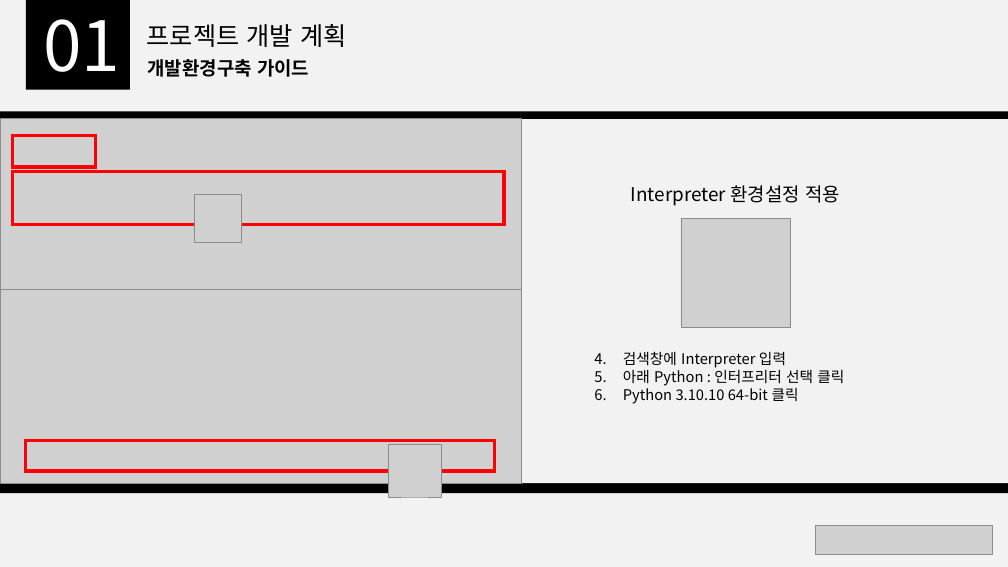
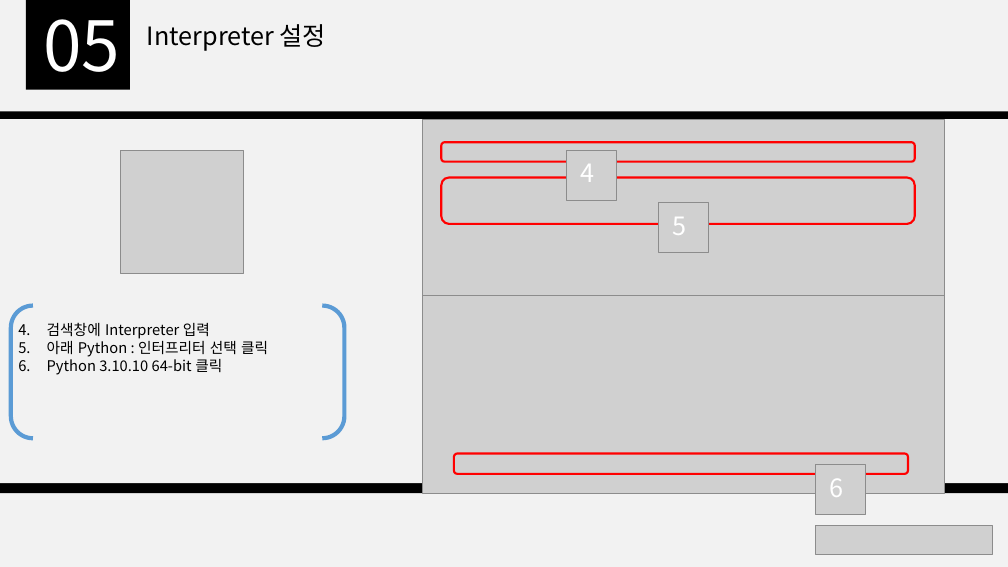
Before and after one commit to ljw971125/Python-, a slide deck: slide 12 of doc/개발환경 구축 가이드.pptx (slide 11 before the commit). Drawn at 1008x567 pixels with LibreOffice and Linux fonts; fonts in the diff are those of the drawing; grey boxes stand for pictures. Boxes give left, top, right and bottom in pixels: in the first picture for what was removed or moved away, otherwise in the second. Text is boxed around its words. In the diff, an @@ line names an element or a change of style, - is before the commit and + after.

Commit message:
프로젝트(발표)

```diff
--- a/doc/개발환경 구축 가이드.pptx
+++ b/doc/개발환경 구축 가이드.pptx
@@ text at bbox=[43, 19, 120, 72]: text changed @@
-01
+05
@@ text at bbox=[147, 24, 326, 51]: text changed @@
-프로젝트 개발 계획
+Interpreter 설정
@@ text removed at bbox=[147, 59, 309, 77] @@
-개발환경구축 가이드
@@ picture: place and size @@
-picture at bbox=[0, 119, 522, 290]
+picture at bbox=[423, 119, 944, 296]
@@ rectangle removed at bbox=[13, 135, 95, 167] @@
@@ rounded rectangle added at bbox=[442, 142, 915, 162], outline #FF0000 2 pt @@
@@ rectangle removed at bbox=[13, 172, 504, 225] @@
@@ picture: place and size @@
-picture at bbox=[681, 219, 790, 327]
+picture at bbox=[120, 150, 243, 273]
@@ rounded rectangle added at bbox=[442, 178, 915, 224], outline #FF0000 2 pt @@
@@ picture added at bbox=[567, 150, 617, 200] @@
@@ text added at bbox=[580, 164, 594, 182], 24 pt, text #FFFFFF @@
+4
@@ picture removed at bbox=[194, 194, 242, 242] @@
@@ text removed at bbox=[631, 185, 840, 206] @@
-Interpreter 환경설정 적용
@@ picture added at bbox=[659, 203, 709, 253] @@
@@ text added at bbox=[672, 217, 686, 235], 24 pt, text #FFFFFF @@
+5
@@ picture: place and size @@
-picture at bbox=[0, 290, 522, 483]
+picture at bbox=[423, 294, 944, 494]
@@ text "검색창에 Interpreter 입력": place and size @@
-text "검색창에 Interpreter 입력" at bbox=[623, 351, 844, 404]
+text "검색창에 Interpreter 입력" at bbox=[47, 322, 268, 375]
@@ bracket pair added at bbox=[11, 306, 344, 439], outline #5B9BD5 4 pt @@
@@ rectangle removed at bbox=[26, 440, 495, 471] @@
@@ picture removed at bbox=[388, 445, 441, 498] @@
@@ rounded rectangle added at bbox=[454, 454, 908, 474], outline #FF0000 2 pt @@
@@ picture added at bbox=[816, 465, 866, 515] @@
@@ text added at bbox=[829, 479, 843, 497], 24 pt, text #FFFFFF @@
+6
```
Also in this commit, not shown: 9 other slides changed, 4 slides added, 1 slide removed.
